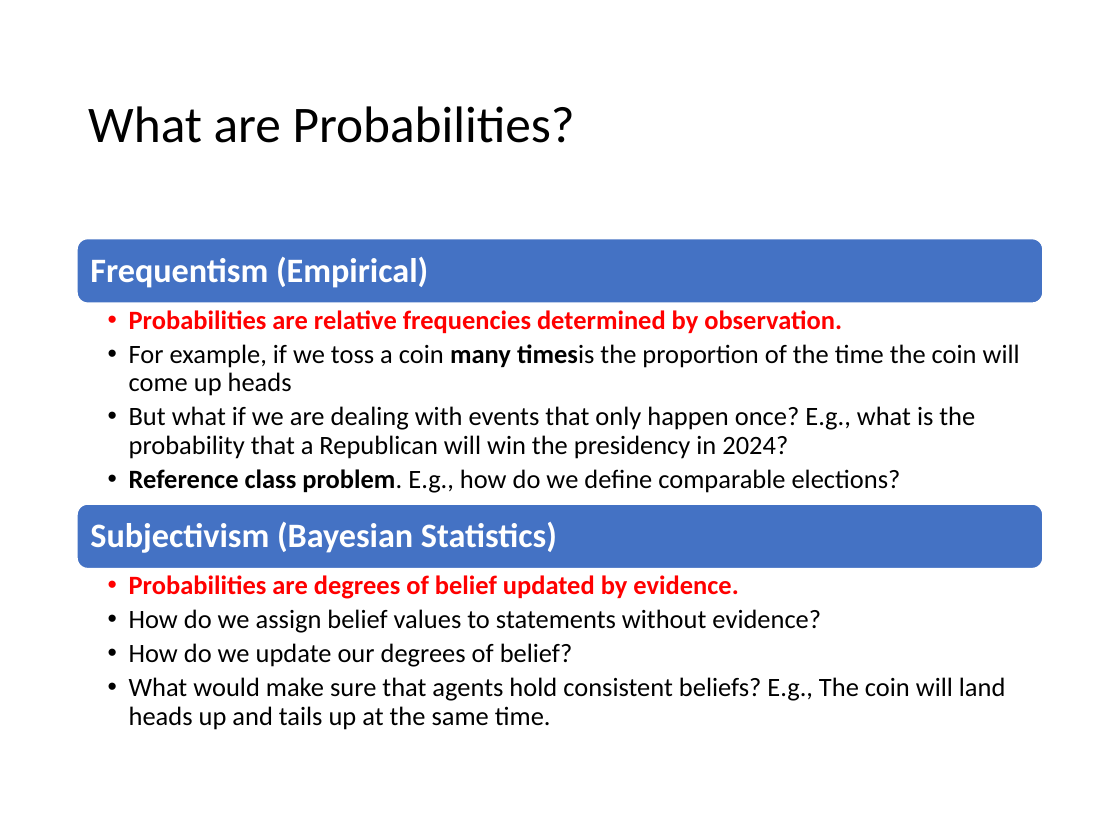
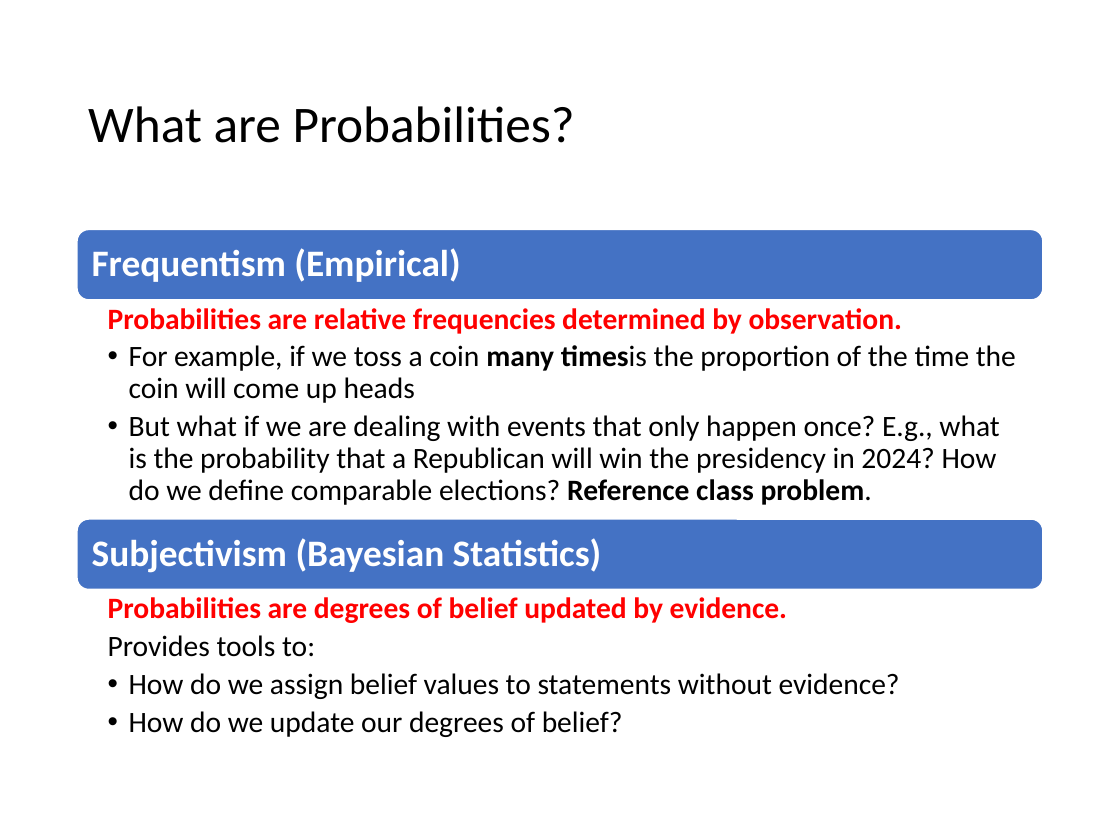
Before and after one commit to mhahsler/CS7320-AI, a slide deck: slide 8 of slides/12_uncertainty.pptx. Drawn at 1120x840 pixels with LibreOffice and Linux fonts; fonts in the diff are those of the drawing. Boxes give left, top, right and bottom in pixels: in the first picture for what was removed or moved away, otherwise in the second. Text is boxed around its words. In the diff, an @@ line names an element or a change of style, - is before the commit and + after.

```diff
--- a/slides/12_uncertainty.pptx
+++ b/slides/12_uncertainty.pptx
@@ rounded rectangle: place and size @@
-rounded rectangle at bbox=[77, 239, 1043, 304]
+rounded rectangle at bbox=[77, 230, 1043, 300]
@@ text "Frequentism (Empirical)": place and size @@
-text "Frequentism (Empirical)" at bbox=[90, 257, 428, 288]
+text "Frequentism (Empirical)" at bbox=[92, 248, 460, 282]
@@ text "Frequentism (Empirical)" at bbox=[92, 248, 460, 282]: size 22 to 24 pt @@
@@ text at bbox=[108, 308, 1016, 403]: size 17 to 19 pt in "Probabilities are relative frequencies determined by observa ...", "For example, if we toss a coin ..."; bullet • to none @@
@@ text at bbox=[129, 415, 999, 505]: text changed; size 17 to 19 pt @@
-  • But what if we are dealing with events that only happen once? E.g., what is the probability that a Republican will win the presidency in 2024?
-  • Reference class problem. E.g., how do we define comparable elections?
+  • But what if we are dealing with events that only happen once? E.g., what is the probability that a Republican will win the presidency in 2024? How do we define comparable elections? Reference class problem.
@@ rounded rectangle: place and size @@
-rounded rectangle at bbox=[77, 504, 1043, 569]
+rounded rectangle at bbox=[77, 519, 1043, 589]
@@ text "Subjectivism (Bayesian Statistics)" at bbox=[92, 538, 602, 573]: size 22 to 24 pt @@
@@ text "Subjectivism (Bayesian Statistics)": place and size @@
-text "Subjectivism (Bayesian Statistics)" at bbox=[90, 522, 557, 553]
+text "Subjectivism (Bayesian Statistics)" at bbox=[92, 538, 602, 573]
@@ text "Probabilities are degrees of belief ...": place and size @@
-text "Probabilities are degrees of belief ..." at bbox=[129, 575, 1006, 730]
+text "Probabilities are degrees of belief ..." at bbox=[108, 597, 900, 737]
@@ text at bbox=[108, 597, 900, 737]: size 17 to 19 pt in "Probabilities are degrees of belief updated by ...", "How do we assign belief values to ...", "How do we update our degrees of ..."; bullet • to none @@
@@ text at bbox=[108, 635, 315, 657]: paragraph added @@
+  Provides tools to:
@@ text at bbox=[129, 677, 1006, 730]: paragraph removed @@
-  • What would make sure that agents hold consistent beliefs? E.g., The coin will land heads up and tails up at the same time.
```
Also in this commit, not shown: 14 other slides changed, 1 other file.
